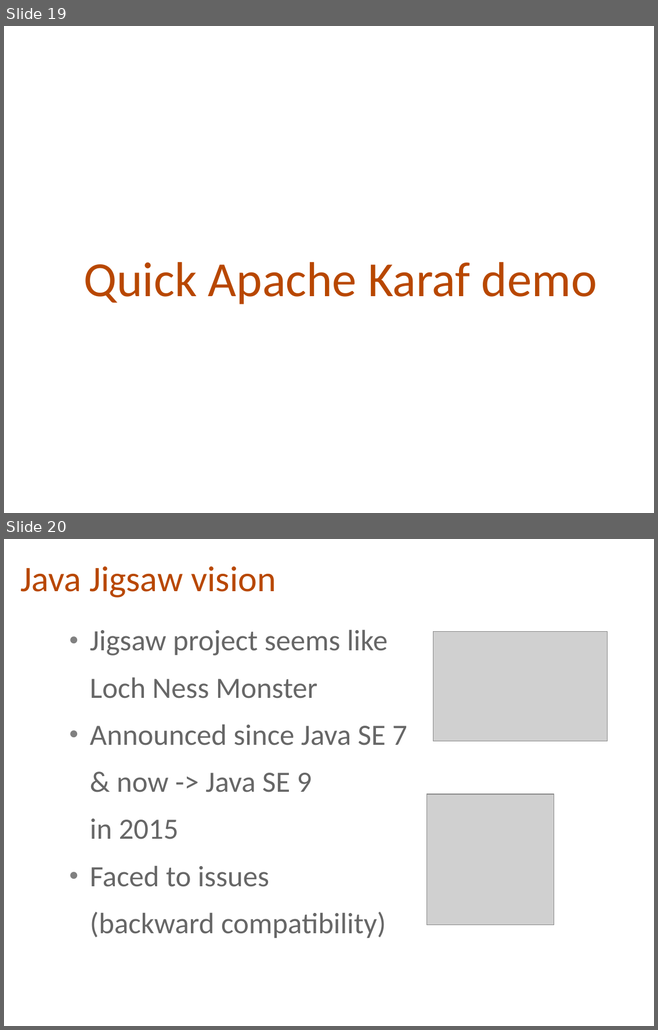
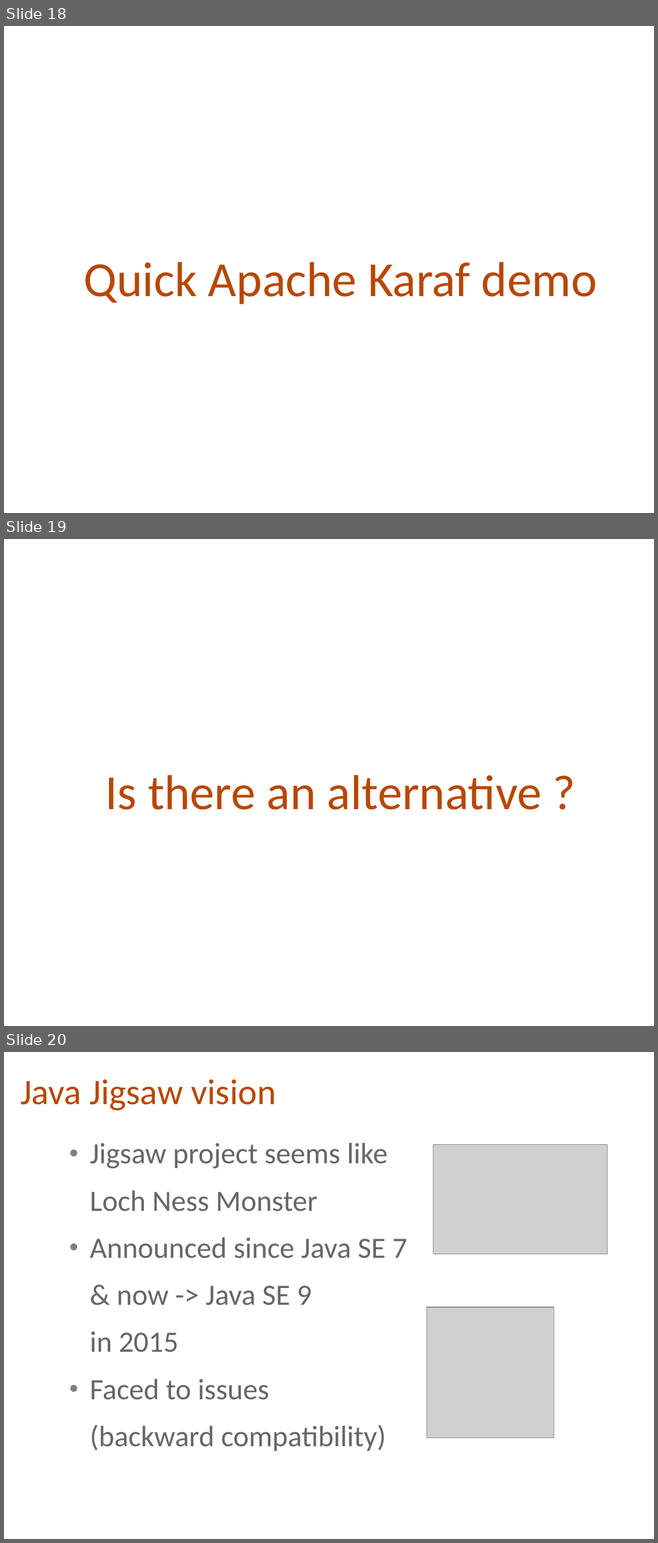
Before and after one commit to cmoulliard/apachecon-2012, a slide deck: karaf-ee-apachecon_eu_2012.odp. Shown one above the other, each under a label of ours: slides 19 and 20 before the commit, slides 18, 19 and 20 after it. The pictures are 658x1030 and 658x1543 pixels, drawn with LibreOffice and Linux fonts; fonts in the diff are those of the drawing; grey boxes stand for pictures; background and template pictures are left out. Boxes give left, top, right and bottom in pixels: in the first picture for what was removed or moved away, otherwise in the second. Text is boxed around its words. In the diff, an @@ line names an element or a change of style, - is before the commit and + after.

```diff
--- a/karaf-ee-apachecon_eu_2012.odp
+++ b/karaf-ee-apachecon_eu_2012.odp
@@ slide 19 added at (4,539,654,1026), background picture (left out) @@
@@ text added at (106,775,542,810), 60 pt, text #B84700 @@
+Is there an alternative ?
@@ what was slide 19 is now slide 18 @@
```
Also in this commit, not shown: 15 slides changed, 3 other slides added, 1 slide removed.
